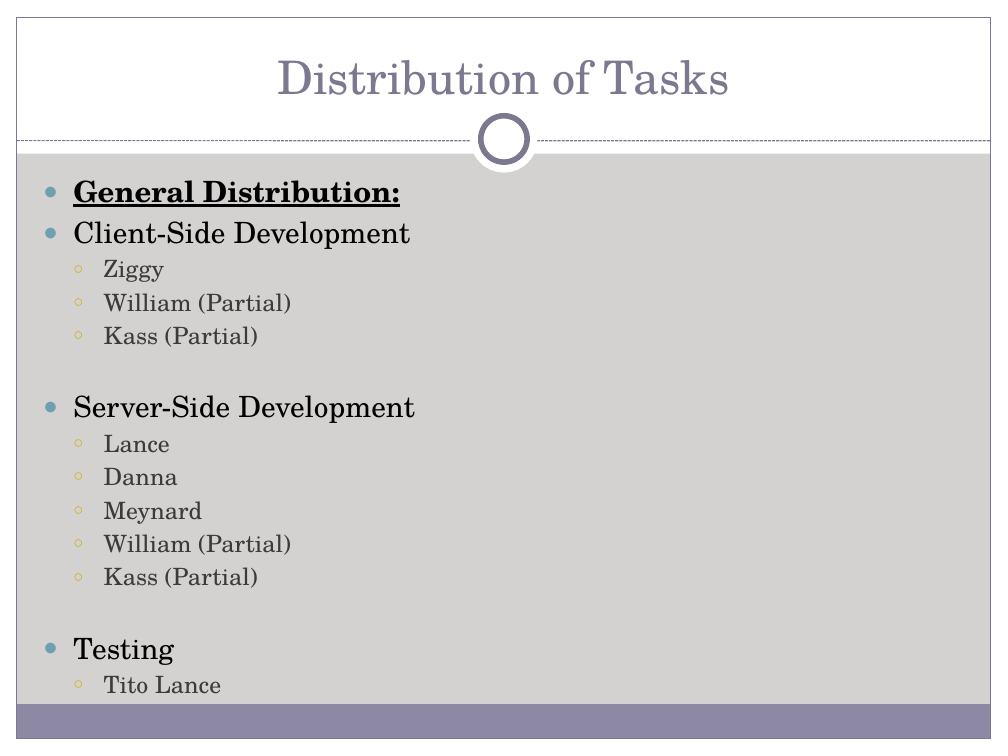
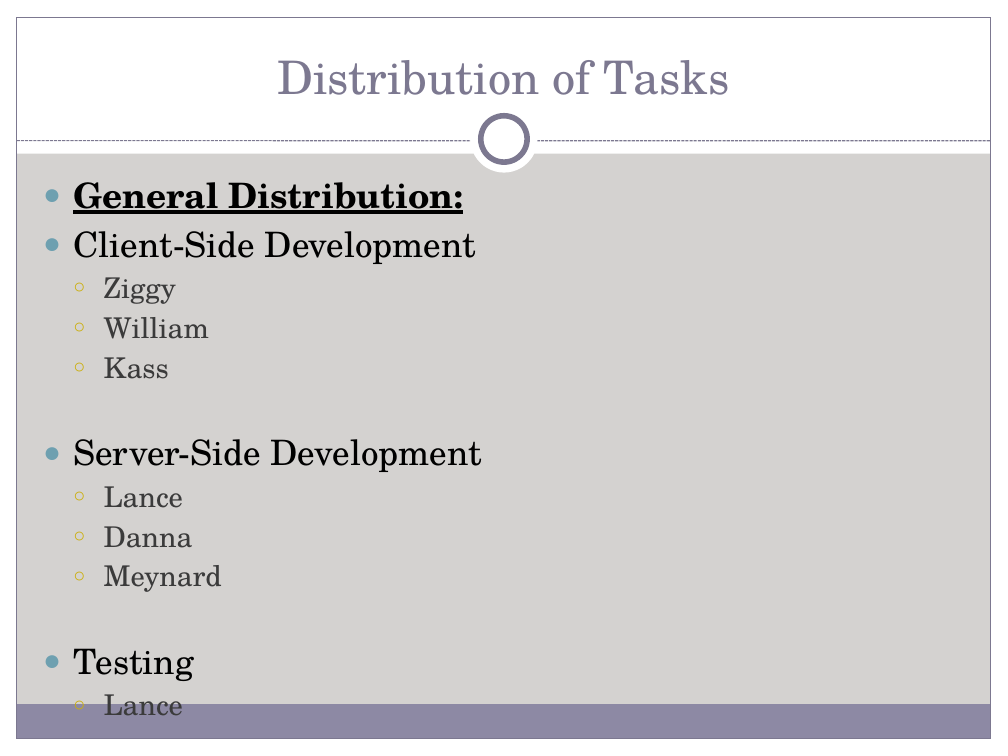
Before and after one commit to MNLBC/Group2Projects, a slide deck: slide 4 of 7. Group Project/W7D5_Project/Powerpoint/Watch Me Whip (UPDATED).pptx. Drawn at 1008x756 pixels with LibreOffice and Linux fonts; fonts in the diff are those of the drawing. Boxes give left, top, right and bottom in pixels: in the first picture for what was removed or moved away, otherwise in the second. Text is boxed around its words. In the diff, an @@ line names an element or a change of style, - is before the commit and + after.

Commit message:
PPT Update

```diff
--- a/7. Group Project/W7D5_Project/Powerpoint/Watch Me Whip (UPDATED).pptx
+++ b/7. Group Project/W7D5_Project/Powerpoint/Watch Me Whip (UPDATED).pptx
@@ text at [73,182,482,681]: text changed; size 17.1 to 20.4 pt @@
-  ○ Tito Lance
+  ○ Lance
@@ text at [73,182,482,681]: size 20.9 to 25 pt in "General Distribution:", "Client-Side Development", "Server-Side Development", "Testing"; size 17.1 to 20.4 pt in "Ziggy", "Lance", "Danna", "Meynard" @@
@@ text at [104,317,209,379]: text changed; size 17.1 to 20.4 pt @@
-  ○ William (Partial)
-  ○ Kass (Partial)
+  ○ William
+  ○ Kass
@@ text at [104,534,291,588]: paragraphs removed @@
-  ○ William (Partial)
-  ○ Kass (Partial)
```
Also in this commit, not shown: 5 other slides changed.
